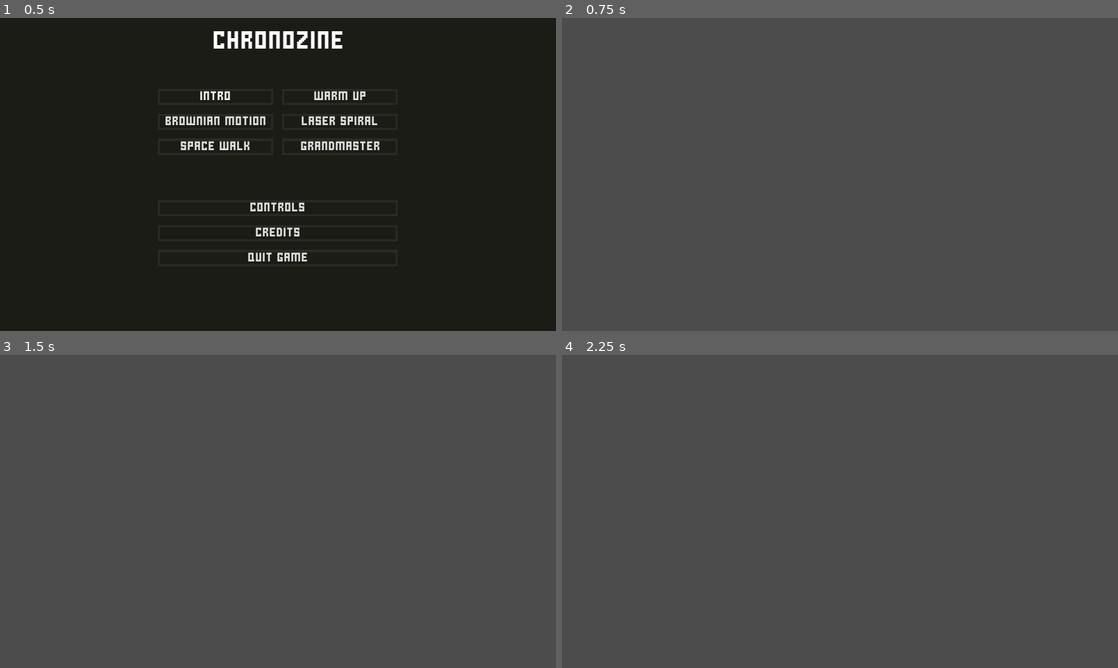
Above: before the commit, frames 1-4 (two rows, left to right).
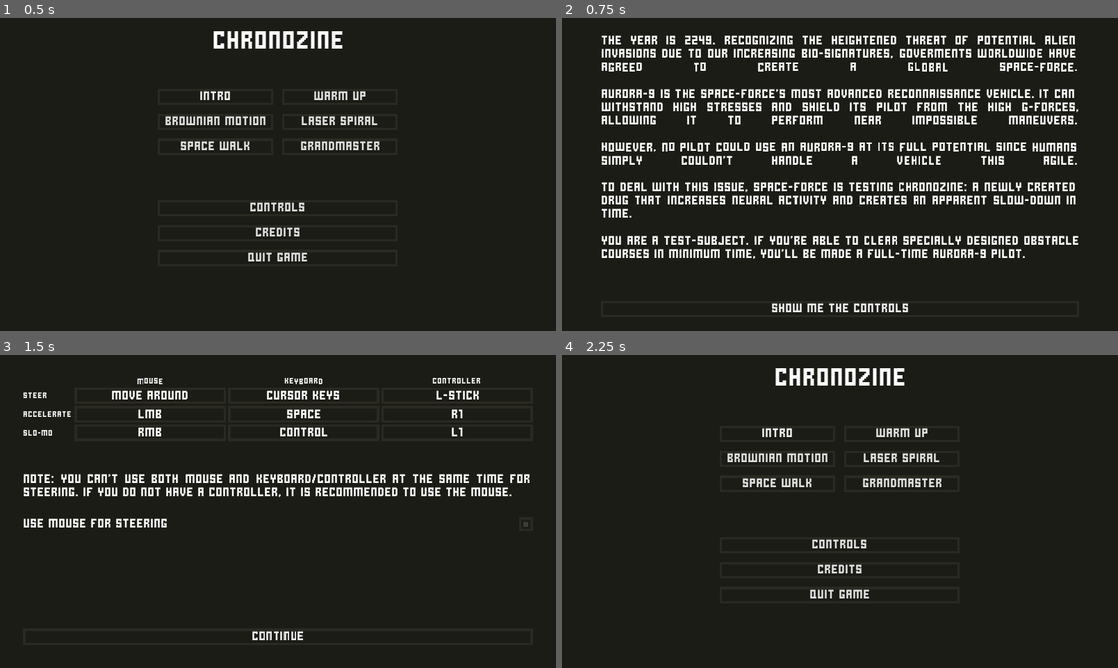
Above: after the commit, the same moments.

Repository: AnEnigmaticBug/chronozine
Game: Godot game, scene res://src/gui/screens/home/Home.tscn
The game is run twice, just before and just after one commit, with the same random seed, the same clock (stepped at 60 frames per second) and the same inputs.
Inputs (mouse positions are in pixels of both pictures, inside the frame that each line leads up to):
- Up to frame 1 (0.5 s): no input
- Up to frame 2 (0.75 s): click "Intro" at 0.5 s
- Up to frame 3 (1.5 s): click (278, 646) at 1.25 s, where only the run after the commit has a clickable "Show me the controls"
- Up to frame 4 (2.25 s): click (840, 636) at 2 s, where only the run after the commit has a clickable "Continue"

Frame 1 is identical in both runs. In frame 2, 100% of the frame differs, in the area x 0-100%, y 0-100%; in frame 3, 100%; in frame 4, 100%.

Commit message:
Add the intro and outro scenes

Diff:
--- a/chronozine/project.godot
+++ b/chronozine/project.godot
@@ -124,6 +124,15 @@
 
 [input]
 
+ui_accept={
+"deadzone": 0.5,
+"events": [ Object(InputEventKey,"resource_local_to_scene":false,"resource_name":"","device":0,"alt":false,"shift":false,"control":false,"meta":false,"command":false,"pressed":false,"scancode":16777221,"unicode":0,"echo":false,"script":null)
+, Object(InputEventKey,"resource_local_to_scene":false,"resource_name":"","device":0,"alt":false,"shift":false,"control":false,"meta":false,"command":false,"pressed":false,"scancode":16777222,"unicode":0,"echo":false,"script":null)
+, Object(InputEventKey,"resource_local_to_scene":false,"resource_name":"","device":0,"alt":false,"shift":false,"control":false,"meta":false,"command":false,"pressed":false,"scancode":32,"unicode":0,"echo":false,"script":null)
+, Object(InputEventJoypadButton,"resource_local_to_scene":false,"resource_name":"","device":0,"button_index":0,"pressure":0.0,"pressed":false,"script":null)
+, Object(InputEventKey,"resource_local_to_scene":false,"resource_name":"","device":0,"alt":false,"shift":false,"control":false,"meta":false,"command":false,"pressed":false,"scancode":70,"unicode":0,"echo":false,"script":null)
+ ]
+}
 point_lt={
 "deadzone": 0.5,
 "events": [ Object(InputEventJoypadMotion,"resource_local_to_scene":false,"resource_name":"","device":0,"axis":0,"axis_value":-1.0,"script":null)
--- a/chronozine/src/gui/screens/home/Home.tscn
+++ b/chronozine/src/gui/screens/home/Home.tscn
@@ -11,6 +11,7 @@
 [ext_resource path="res://src/levels/Grandmaster.tscn" type="PackedScene" id=9]
 [ext_resource path="res://src/gui/screens/credits/Credits.tscn" type="PackedScene" id=10]
 [ext_resource path="res://src/gui/screens/controls/Controls.tscn" type="PackedScene" id=11]
+[ext_resource path="res://src/levels/Intro.tscn" type="PackedScene" id=12]
 
 [sub_resource type="DynamicFont" id=1]
 size = 48
@@ -77,6 +78,7 @@
 margin_bottom = 28.0
 rect_min_size = Vector2( 200, 0 )
 text = "Intro"
+destination = ExtResource( 12 )
 
 [node name="Level1" parent="VBoxContainer/Levels" instance=ExtResource( 6 )]
 margin_left = 215.0
--- a/chronozine/src/levels/Grandmaster.tscn
+++ b/chronozine/src/levels/Grandmaster.tscn
@@ -1,12 +1,14 @@
-[gd_scene load_steps=6 format=2]
+[gd_scene load_steps=7 format=2]
 
 [ext_resource path="res://src/levels/Level.tscn" type="PackedScene" id=1]
 [ext_resource path="res://src/walls/Wall.tscn" type="PackedScene" id=2]
 [ext_resource path="res://src/turrets/Turret.tscn" type="PackedScene" id=3]
 [ext_resource path="res://src/turrets/Gun.tscn" type="PackedScene" id=4]
 [ext_resource path="res://src/turrets/combinators/BurstFire.tscn" type="PackedScene" id=5]
+[ext_resource path="res://src/levels/Outro.tscn" type="PackedScene" id=6]
 
 [node name="Grandmaster" instance=ExtResource( 1 )]
+next_scene = ExtResource( 6 )
 
 [node name="Goal" parent="." index="1"]
 position = Vector2( 1700, 0 )
--- /dev/null
+++ b/chronozine/src/levels/Intro.gd
@@ -0,0 +1,5 @@
+extends Control
+
+
+func _ready() -> void:
+	$VBoxContainer/ShowControls.grab_focus()
--- /dev/null
+++ b/chronozine/src/levels/Intro.tscn
@@ -0,0 +1,59 @@
+[gd_scene load_steps=5 format=2]
+
+[ext_resource path="res://src/gui/screens/controls/Controls.tscn" type="PackedScene" id=1]
+[ext_resource path="res://src/gui/controls/SceneChanger.tscn" type="PackedScene" id=2]
+[ext_resource path="res://src/gui/themes/MainTheme.tres" type="Theme" id=3]
+[ext_resource path="res://src/levels/Intro.gd" type="Script" id=4]
+
+[node name="Intro" type="Control"]
+anchor_right = 1.0
+anchor_bottom = 1.0
+theme = ExtResource( 3 )
+script = ExtResource( 4 )
+__meta__ = {
+"_edit_use_anchors_": false
+}
+
+[node name="ColorRect" type="ColorRect" parent="."]
+anchor_right = 1.0
+anchor_bottom = 1.0
+color = Color( 0.113725, 0.113725, 0.0941176, 1 )
+__meta__ = {
+"_edit_use_anchors_": false
+}
+
+[node name="VBoxContainer" type="VBoxContainer" parent="."]
+anchor_left = 0.5
+anchor_top = 0.5
+anchor_right = 0.5
+anchor_bottom = 0.5
+margin_left = -413.0
+margin_top = -240.0
+margin_right = 413.0
+margin_bottom = 240.0
+custom_constants/separation = 64
+__meta__ = {
+"_edit_use_anchors_": false
+}
+
+[node name="Message" type="Label" parent="VBoxContainer"]
+margin_right = 826.0
+margin_bottom = 388.0
+text = "The year is 2249. Recognizing the heightened threat of potential alien invasions due to our increasing bio-signatures, goverments worldwide have agreed to create a global space-force.
+
+Aurora-9 is the space-force's most advanced reconnaissance vehicle. It can withstand high stresses and shield its pilot from the high G-forces, allowing it to perform near impossible maneuvers.
+
+However, no pilot could use an Aurora-9 at its full potential since humans simply couldn't handle a vehicle this agile.
+
+To deal with this issue, space-force is testing Chronozine: a newly created drug that increases neural activity and creates an apparent slow-down in time.
+
+You are a test-subject. If you're able to clear specially designed obstacle courses in minimum time, you'll be made a full-time Aurora-9 pilot."
+align = 3
+autowrap = true
+
+[node name="ShowControls" parent="VBoxContainer" instance=ExtResource( 2 )]
+margin_top = 452.0
+margin_right = 826.0
+margin_bottom = 480.0
+text = "Show me the controls"
+destination = ExtResource( 1 )
--- /dev/null
+++ b/chronozine/src/levels/Outro.gd
@@ -0,0 +1,9 @@
+extends Control
+
+
+func _ready() -> void:
+	$MarginContainer/VBoxContainer/Continue.grab_focus()
+
+
+func _on_Continue_pressed() -> void:
+	get_tree().change_scene_to(Globals.HOME_SCN)
--- /dev/null
+++ b/chronozine/src/levels/Outro.tscn
@@ -0,0 +1,82 @@
+[gd_scene load_steps=5 format=2]
+
+[ext_resource path="res://src/gui/themes/MainTheme.tres" type="Theme" id=1]
+[ext_resource path="res://src/levels/Outro.gd" type="Script" id=2]
+[ext_resource path="res://assets/fonts/stacked_pixel.ttf" type="DynamicFontData" id=3]
+
+[sub_resource type="DynamicFont" id=1]
+size = 32
+font_data = ExtResource( 3 )
+
+[node name="Outro" type="Control"]
+anchor_right = 1.0
+anchor_bottom = 1.0
+theme = ExtResource( 1 )
+script = ExtResource( 2 )
+__meta__ = {
+"_edit_use_anchors_": false
+}
+
+[node name="ColorRect" type="ColorRect" parent="."]
+anchor_right = 1.0
+anchor_bottom = 1.0
+color = Color( 0.113725, 0.113725, 0.0941176, 1 )
+__meta__ = {
+"_edit_use_anchors_": false
+}
+
+[node name="MarginContainer" type="MarginContainer" parent="."]
+anchor_left = 0.5
+anchor_top = 0.5
+anchor_right = 0.5
+anchor_bottom = 0.5
+margin_left = -480.0
+margin_top = -270.0
+margin_right = 480.0
+margin_bottom = 270.0
+custom_constants/margin_right = 60
+custom_constants/margin_top = 80
+custom_constants/margin_left = 60
+custom_constants/margin_bottom = 80
+__meta__ = {
+"_edit_use_anchors_": false
+}
+
+[node name="VBoxContainer" type="VBoxContainer" parent="MarginContainer"]
+margin_left = 60.0
+margin_top = 80.0
+margin_right = 900.0
+margin_bottom = 460.0
+custom_constants/separation = 40
+__meta__ = {
+"_edit_use_anchors_": false
+}
+
+[node name="Label" type="Label" parent="MarginContainer/VBoxContainer"]
+margin_right = 840.0
+margin_bottom = 26.0
+custom_fonts/font = SubResource( 1 )
+text = "Epilogue"
+align = 1
+
+[node name="Message" type="Label" parent="MarginContainer/VBoxContainer"]
+margin_top = 66.0
+margin_right = 840.0
+margin_bottom = 132.0
+text = "You cleared all the courses and met every requirement of an Aurora-9 pilot. But the space-force decided to replace human pilots with AI. Now, you grow tomatoes in your backyard. But hey, you're happy!  :D"
+align = 3
+autowrap = true
+
+[node name="Spacer" type="Control" parent="MarginContainer/VBoxContainer"]
+margin_top = 172.0
+margin_right = 840.0
+margin_bottom = 312.0
+size_flags_vertical = 3
+
+[node name="Continue" type="Button" parent="MarginContainer/VBoxContainer"]
+margin_top = 352.0
+margin_right = 840.0
+margin_bottom = 380.0
+text = "Press F and move on"
+
+[connection signal="pressed" from="MarginContainer/VBoxContainer/Continue" to="." method="_on_Continue_pressed"]
Not shown: 1 places in chronozine/src/gui/screens/home/Home.tscn that only renumber resources
